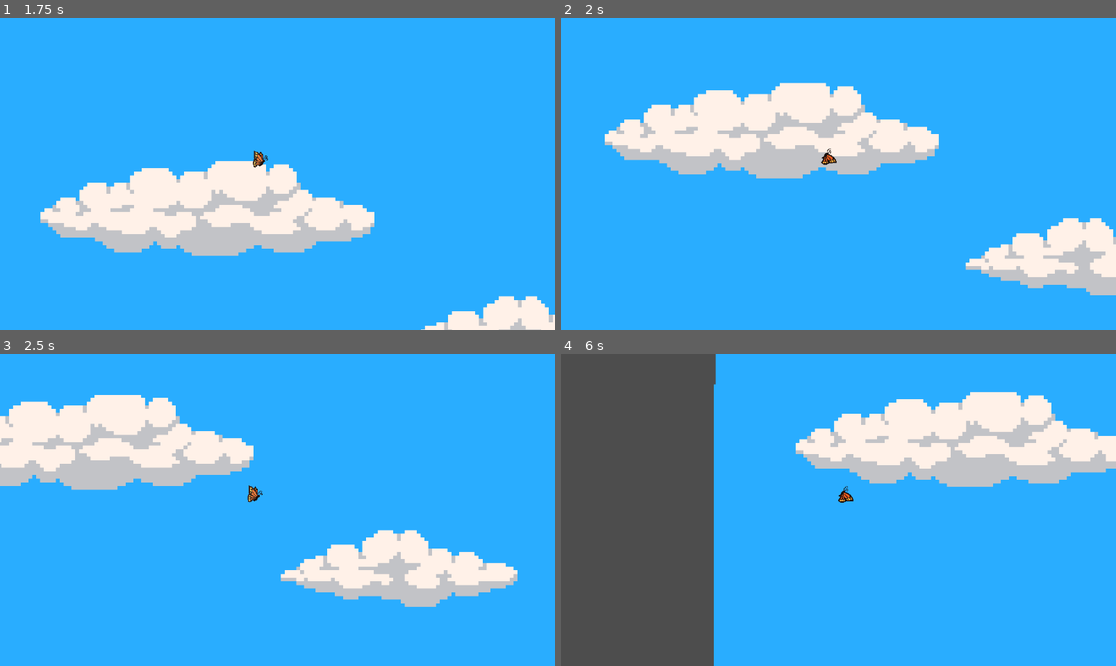
Above: before the commit, frames 1-4 (two rows, left to right).
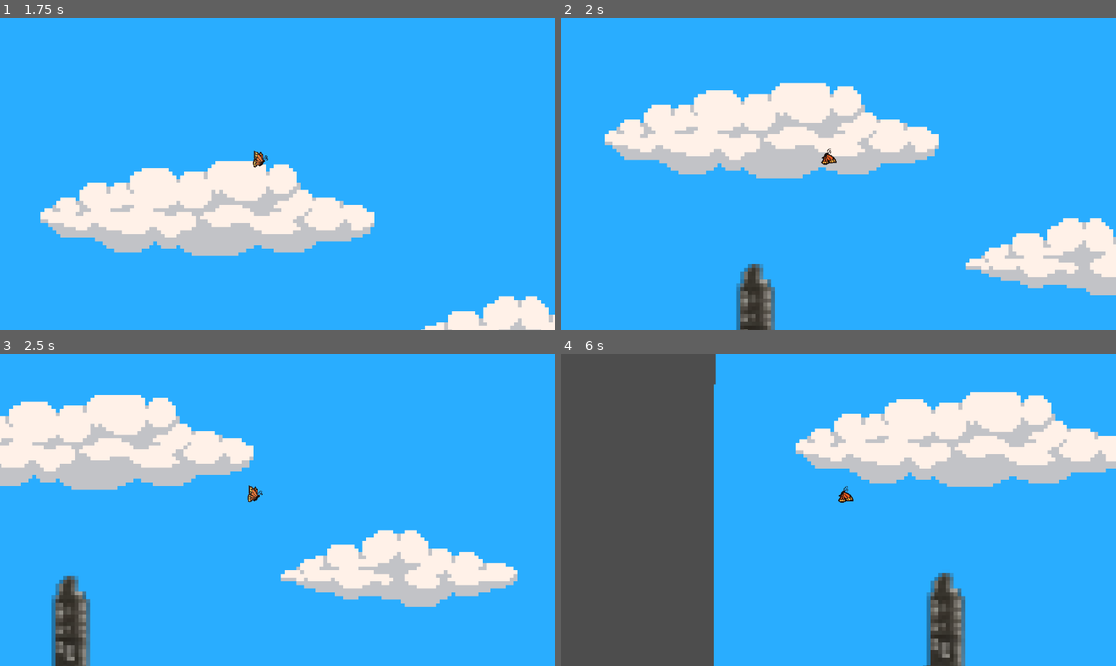
Above: after the commit, the same moments.

Repository: DHpFire/Definitely-competent-
Game: Godot game, scene res://Scenes/levels/Hindenburg/Hindenburg.tscn
Same seed, same stepped clock (60 frames per second), same inputs: the game is played once before the commit and once after it. This scene is started directly instead of the project's main scene.
Inputs (mouse positions are in pixels of both pictures, inside the frame that each line leads up to):
- Up to frame 1 (1.75 s): move the mouse to (399, 158) at 0.52 s; hold D (Right) 0.53-1.28 s; click (399, 158) at 0.67 s; move the mouse to (166, 189) at 1.27 s; hold S (Down) from 1.28 s (still down)
- Up to frame 2 (2 s): keep holding S (Down)
- Up to frame 3 (2.5 s): move the mouse to (333, 441) at 2.02 s; release S (Down) at 2.03 s; hold D (Right) from 2.03 s (still down)
- Up to frame 4 (6 s): move the mouse to (810, 572) at 2.77 s; release D (Right) at 2.78 s; hold W (Up) 2.78-3.53 s; click (810, 572) at 2.92 s; move the mouse to (1005, 556) at 3.52 s; hold A (Left) 3.53-5.03 s; move the mouse to (672, 463) at 4.27 s; move the mouse to (866, 510) at 5.02 s; hold S (Down) 5.03-5.78 s; click (866, 510) at 5.17 s; move the mouse to (755, 432) at 5.77 s; hold D (Right) from 5.78 s (still down)

Frame 1 is identical in both runs. In frame 2, 1.3% of the frame differs, in the area x 31-39%, y 78-100%; in frame 3, 1.8%; in frame 4, 1.9%, in the area x 65-73%, y 70-100%.

Commit message:
update to hindenberg level

Diff:
--- a/butterfly/Scenes/levels/Hindenburg/Hindenburg.tscn
+++ b/butterfly/Scenes/levels/Hindenburg/Hindenburg.tscn
@@ -8,7 +8,9 @@
 [ext_resource type="TileSet" uid="uid://cog7h8dmxqjc2" path="res://Scenes/tiles.tres" id="5_7fyip"]
 [ext_resource type="PackedScene" uid="uid://bax1mp4rxlq8j" path="res://Scenes/butter_fly.tscn" id="6_w8o2m"]
 [ext_resource type="PackedScene" uid="uid://b02i4614olly7" path="res://Scenes/rifle.tscn" id="8_6sjl4"]
+[ext_resource type="PackedScene" uid="uid://ct57l2mi8t10y" path="res://Scenes/rope.tscn" id="8_ptfrl"]
 [ext_resource type="Texture2D" uid="uid://bjqtqmsq2bd5s" path="res://Assets/Sprites/Stolen/Ship bollard.png" id="9_bv5dl"]
+[ext_resource type="PackedScene" uid="uid://bsnrjepoj8qoh" path="res://Scenes/levels/Hindenburg/mooring_tower.tscn" id="11_11nll"]
 
 [sub_resource type="RectangleShape2D" id="RectangleShape2D_11ssr"]
 size = Vector2(1285, 175.5)
@@ -69,29 +71,32 @@
 scale = Vector2(1.123798, 0.8461539)
 texture = ExtResource("2_11ssr")
 
+[node name="GrassLandBackground12" type="Sprite2D" parent="." unique_id=1595140333]
+position = Vector2(850, 296.99994)
+scale = Vector2(1.4609689, 0.96190816)
+texture = ExtResource("3_365la")
+
+[node name="GrassLandBackground13" type="Sprite2D" parent="." unique_id=499031077]
+position = Vector2(1495, 297)
+scale = Vector2(1.4609689, 0.96190816)
+texture = ExtResource("3_365la")
+
 [node name="GrassLandBackground4" type="Sprite2D" parent="." unique_id=1339735452]
 position = Vector2(266.25, 296)
 scale = Vector2(1.2087054, 0.98076916)
 texture = ExtResource("3_365la")
 
-[node name="GrassLandBackground4" type="Sprite2D" parent="GrassLandBackground4" unique_id=1595140333]
-position = Vector2(482.9547, 1.0195313)
-scale = Vector2(1.2087054, 0.98076916)
-texture = ExtResource("3_365la")
-
-[node name="GrassLandBackground5" type="Sprite2D" parent="GrassLandBackground4" unique_id=499031077]
-position = Vector2(1016.58356, 1.0195935)
-scale = Vector2(1.2087054, 0.98076916)
-texture = ExtResource("3_365la")
-
-[node name="ShipBollard" type="Sprite2D" parent="GrassLandBackground4" unique_id=1200911419]
-position = Vector2(-80.45798, 78.50981)
-scale = Vector2(1.0755308, 1.7510657)
+[node name="ShipBollard" type="Sprite2D" parent="." unique_id=1200911419]
+position = Vector2(385, 377)
+scale = Vector2(1.2999998, 1.7173913)
 texture = ExtResource("9_bv5dl")
 
 [node name="TileMapLayer" type="TileMapLayer" parent="." unique_id=332436658]
 tile_map_data = PackedByteArray("AAAAABgAAAAAAAAAAAABABgAAAABAAAAAAACABgAAAABAAAAAAADABgAAAABAAAAAAAEABgAAAABAAAAAAAFAB …(15056 unchanged characters)…
 tile_set = ExtResource("5_7fyip")
+
+[node name="Rope" parent="." unique_id=1343831168 instance=ExtResource("8_ptfrl")]
+position = Vector2(387, 299)
 
 [node name="Hindenburg_Sprite" parent="." unique_id=1056688726 instance=ExtResource("5_2be2g")]
 position = Vector2(500, 216)
@@ -113,7 +118,11 @@
 position = Vector2(-1, 1.25)
 shape = SubResource("RectangleShape2D_365la")
 
-[node name="Rifle" parent="." unique_id=1343831168 instance=ExtResource("8_6sjl4")]
+[node name="Rifle" parent="." unique_id=1068037500 instance=ExtResource("8_6sjl4")]
 position = Vector2(251, 367)
 
+[node name="mooring tower" parent="." unique_id=1731262838 instance=ExtResource("11_11nll")]
+position = Vector2(112, 287)
+scale = Vector2(2, 2)
+
 [connection signal="body_entered" from="Area2D" to="." method="_on_area_2d_body_entered"]
--- /dev/null
+++ b/butterfly/Scenes/levels/Hindenburg/hindenburg_sprite.gd
@@ -0,0 +1,10 @@
+extends CharacterBody2D
+
+
+const SPEED = 100.0
+
+
+func _physics_process(delta: float) -> void:
+	if Global.hin_stage == 1:
+		velocity.x = -1 * SPEED
+		move_and_slide()
--- a/butterfly/Scenes/levels/Hindenburg/hindenburg_sprite.tscn
+++ b/butterfly/Scenes/levels/Hindenburg/hindenburg_sprite.tscn
@@ -1,8 +1,10 @@
 [gd_scene format=3 uid="uid://ch0m7k3jublkk"]
 
 [ext_resource type="Texture2D" uid="uid://cd5gcbx7m0rft" path="res://Assets/Sprites/IMG_0289.png" id="1_2g0n1"]
+[ext_resource type="Script" uid="uid://b10xun1ngsn3p" path="res://Scenes/levels/Hindenburg/hindenburg_sprite.gd" id="1_5xglq"]
 
-[node name="Hindenburg_Sprite" type="CharacterBody2D" unique_id=1056688726]
+[node name="Hindenburg_Sprite" type="CharacterBody2D" unique_id=1056688726 groups=["hin"]]
+script = ExtResource("1_5xglq")
 
 [node name="Sprite2D" type="Sprite2D" parent="." unique_id=121245858]
 texture = ExtResource("1_2g0n1")
--- /dev/null
+++ b/butterfly/Scenes/levels/Hindenburg/mooring_tower.gd
@@ -0,0 +1,16 @@
+extends Area2D
+
+
+# Called when the node enters the scene tree for the first time.
+func _ready() -> void:
+	pass # Replace with function body.
+
+
+# Called every frame. 'delta' is the elapsed time since the previous frame.
+func _process(delta: float) -> void:
+	pass
+
+
+func _on_body_entered(body: Node2D) -> void:
+	if body.is_in_group('hin') and Global.hin_stage == 1:
+		Global.hin_stage = 2
--- /dev/null
+++ b/butterfly/Scenes/levels/Hindenburg/mooring_tower.tscn
@@ -0,0 +1,24 @@
+[gd_scene format=3 uid="uid://bsnrjepoj8qoh"]
+
+[ext_resource type="Texture2D" uid="uid://dejbkmusctuik" path="res://Assets/Sprites/Stolen/MooringTower.png" id="1_iilfy"]
+[ext_resource type="Script" uid="uid://qdfdyfny1lpg" path="res://Scenes/levels/Hindenburg/mooring_tower.gd" id="1_qh6s4"]
+
+[sub_resource type="RectangleShape2D" id="RectangleShape2D_iilfy"]
+size = Vector2(12, 61)
+
+[node name="mooring tower" type="Area2D" unique_id=1731262838]
+script = ExtResource("1_qh6s4")
+
+[node name="CollisionShape2D" type="CollisionShape2D" parent="." unique_id=426916811]
+position = Vector2(6, -20.5)
+shape = SubResource("RectangleShape2D_iilfy")
+
+[node name="StaticBody2D" type="StaticBody2D" parent="." unique_id=797482716]
+
+[node name="Sprite2D" type="Sprite2D" parent="StaticBody2D" unique_id=857020816]
+texture = ExtResource("1_iilfy")
+
+[node name="CollisionPolygon2D" type="CollisionPolygon2D" parent="StaticBody2D" unique_id=563768442]
+polygon = PackedVector2Array(-51, 49, 52, 49, 50, 42, 39, 38, 10, -4, 6, -43, 3, -49, -2, -42, -4, -6, -39, 37, -51, 36)
+
+[connection signal="body_entered" from="." to="." method="_on_body_entered"]
--- a/butterfly/Scenes/rifle.gd
+++ b/butterfly/Scenes/rifle.gd
@@ -12,5 +12,6 @@
 
 
 func _on_body_entered(body: Node2D) -> void:
-	if body.is_in_group('butterfly'):
+	if body.is_in_group('butterfly') and Global.hin_stage == 2:
+		Global.hin_stage = 3
 		get_tree().change_scene_to_file("res://Scenes/levels/Hindenburg/sniper_cutscene.tscn")
--- /dev/null
+++ b/butterfly/Scenes/rope.gd
@@ -0,0 +1,18 @@
+extends Area2D
+
+
+# Called when the node enters the scene tree for the first time.
+func _ready() -> void:
+	pass # Replace with function body.
+
+
+# Called every frame. 'delta' is the elapsed time since the previous frame.
+func _process(delta: float) -> void:
+	pass
+
+
+func _on_body_entered(body: Node2D) -> void:
+	if body.is_in_group('butterfly'):
+		$Sprite2D.hide()
+		$CollisionShape2D.disabled
+		Global.hin_stage = 1
--- /dev/null
+++ b/butterfly/Scenes/rope.tscn
@@ -0,0 +1,20 @@
+[gd_scene format=3 uid="uid://ct57l2mi8t10y"]
+
+[ext_resource type="Script" uid="uid://ctqxr14evqwgi" path="res://Scenes/rope.gd" id="1_qawu5"]
+[ext_resource type="Texture2D" uid="uid://bllej50eldhq6" path="res://Assets/Sprites/Stolen/Hook.png" id="2_qawu5"]
+
+[sub_resource type="RectangleShape2D" id="RectangleShape2D_no7b2"]
+size = Vector2(11.912455, 19.840347)
+
+[node name="Rope" type="Area2D" unique_id=1343831168]
+script = ExtResource("1_qawu5")
+
+[node name="Sprite2D" type="Sprite2D" parent="." unique_id=1989996149]
+position = Vector2(-4, 0)
+texture = ExtResource("2_qawu5")
+
+[node name="CollisionShape2D" type="CollisionShape2D" parent="." unique_id=1177512410]
+position = Vector2(0, 64)
+shape = SubResource("RectangleShape2D_no7b2")
+
+[connection signal="body_entered" from="." to="." method="_on_body_entered"]
--- /dev/null
+++ b/butterfly/global.gd
@@ -0,0 +1,3 @@
+extends Node
+
+var hin_stage = 0
--- a/butterfly/project.godot
+++ b/butterfly/project.godot
@@ -16,9 +16,14 @@
 config/icon="res://Assets/Sprites/icon.svg"
 <<<<<<<Updatedupstreamrun/main_scene="uid://dorb2jiwyp444"
 
+[autoload]
+
+Global="*uid://c0lgipdf2gca0"
+
 [global_group]
 
 butterfly=""
+hin=""
 
 [input]
 
Not shown, added: butterfly/Assets/Sprites/Stolen/Hook.png.import
Binary file changed: butterfly/Assets/Sprites/Stolen/MooringTower.png
Not shown, added: butterfly/Scenes/levels/Hindenburg/hindenburg_sprite.gd.uid
Not shown, added: butterfly/Scenes/levels/Hindenburg/mooring_tower.gd.uid
Not shown, added: butterfly/Scenes/rope.gd.uid
Not shown, added: butterfly/global.gd.uid
